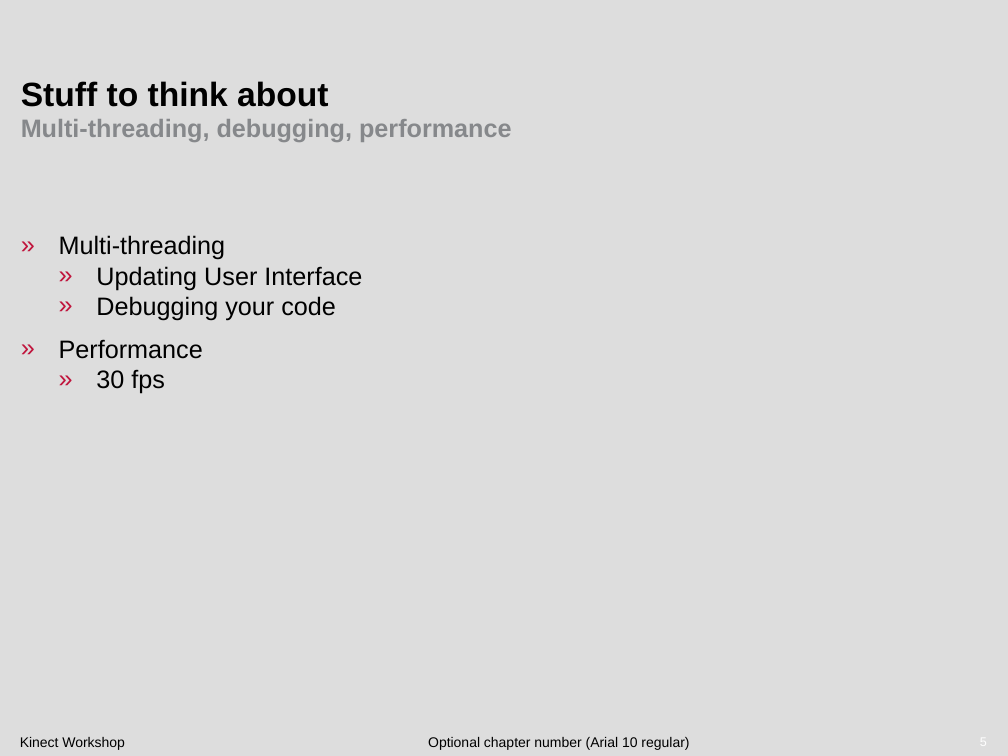
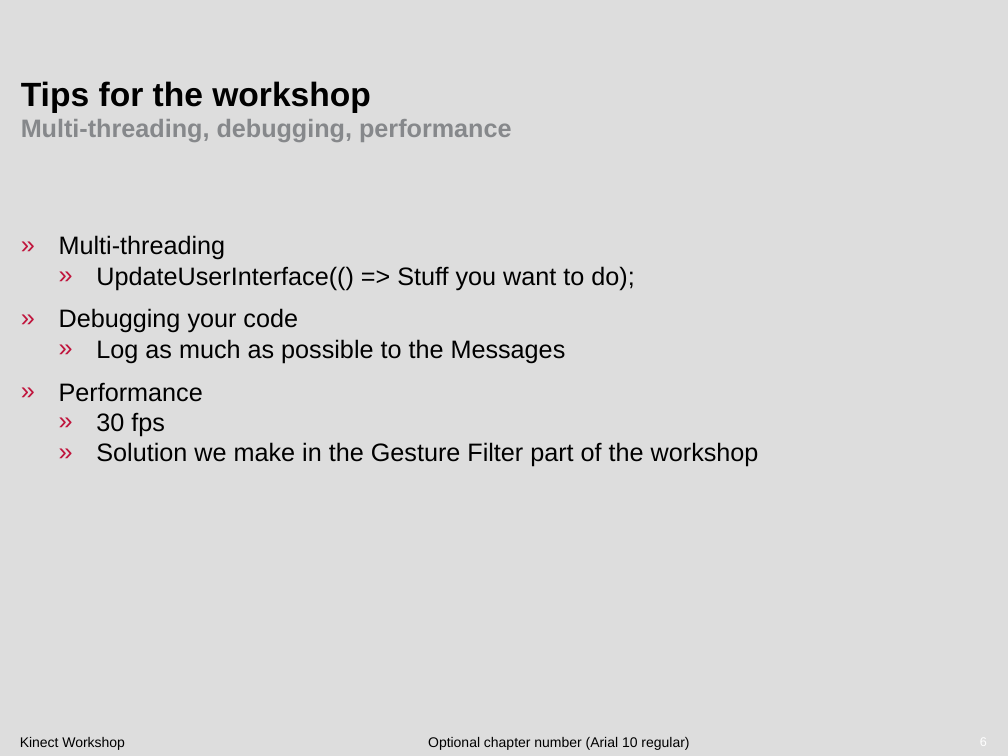
Before and after one commit to atosorigin/Kinect, a slide deck: slide 6 of doc/Demos/Workshop/Workshop presentation.pptx (slide 5 before the commit). Drawn at 1008x756 pixels with LibreOffice and Linux fonts; fonts in the diff are those of the drawing; background and template pictures are left out. Boxes give left, top, right and bottom in pixels: in the first picture for what was removed or moved away, otherwise in the second. Text is boxed around its words. In the diff, an @@ line names an element or a change of style, - is before the commit and + after.

Commit message:
Updated the workshop presentation

```diff
--- a/doc/Demos/Workshop/Workshop presentation.pptx
+++ b/doc/Demos/Workshop/Workshop presentation.pptx
@@ title at (21, 81, 371, 113): text changed @@
-Stuff to think about
+Tips for the workshop
@@ text at (96, 266, 634, 290): text changed @@
-  » Updating User Interface
+  » UpdateUserInterface(() => Stuff you want to do);
@@ text at (59, 308, 298, 333): list level 2 to 1 in "Debugging your code" @@
@@ text at (96, 339, 566, 363): paragraph added @@
+  » Log as much as possible to the Messages
@@ text at (96, 442, 759, 467): paragraph added @@
+  » Solution we make in the Gesture Filter part of the workshop
```
Also in this commit, not shown: 3 other slides changed, 1 slide added.
